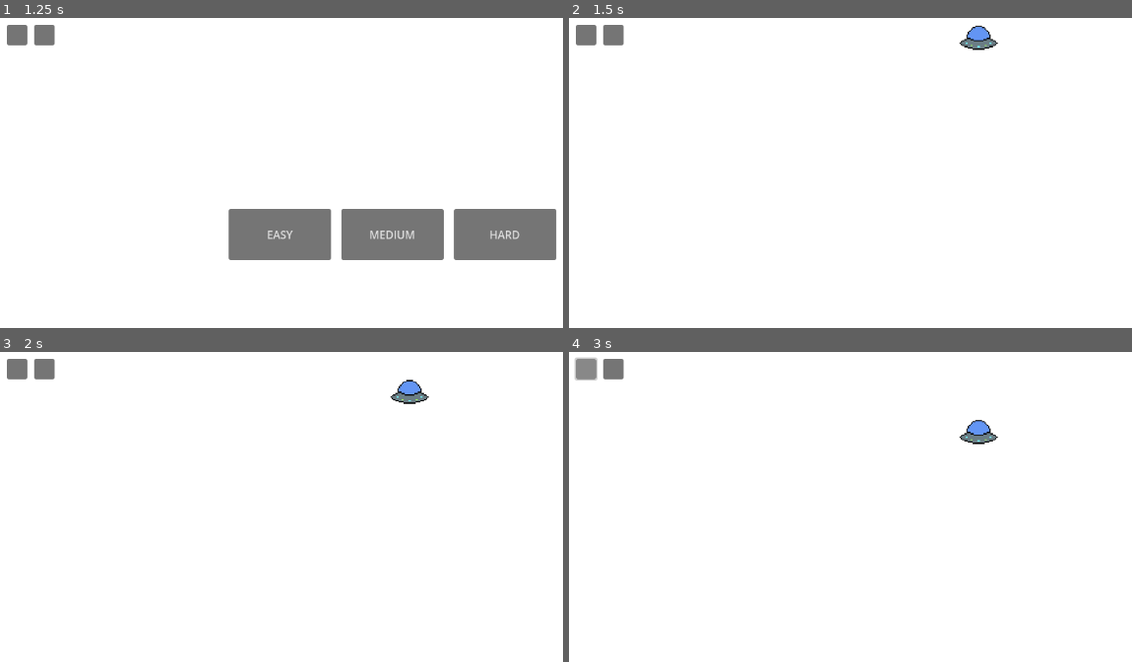
Above: before the commit, frames 1-4 (two rows, left to right).
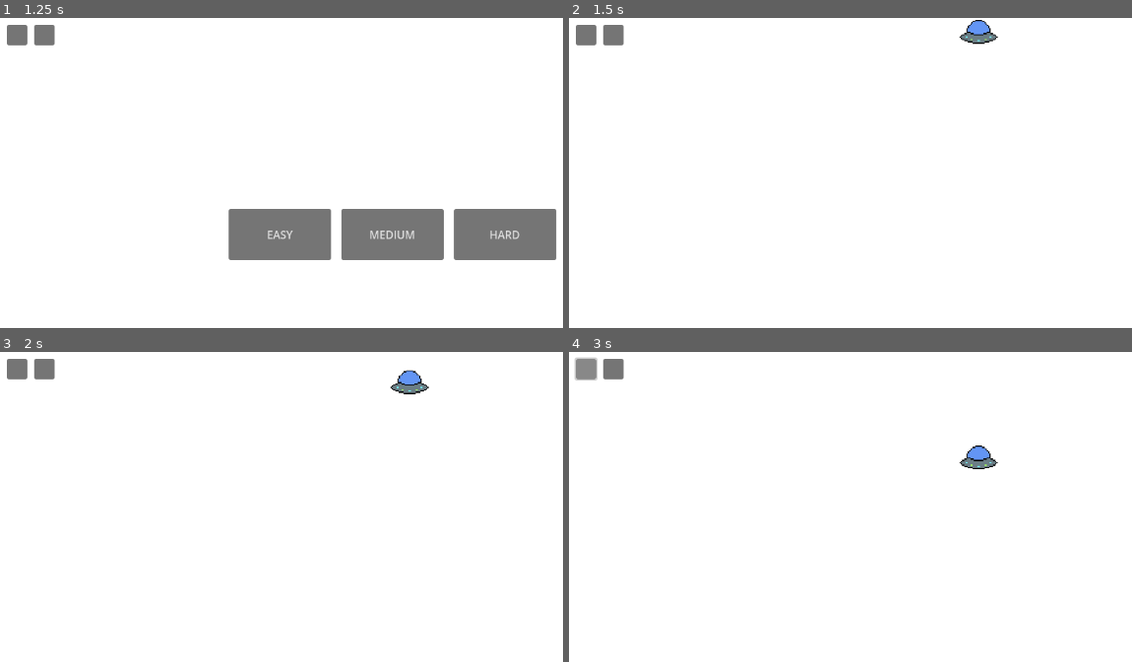
Above: after the commit, the same moments.

Repository: MissionToPsyche-Iridium/iridium_21k_web_game-byu-i
Game: Godot game, scene res://main.tscn
Same seed, same stepped clock (60 frames per second), same inputs: the game is played once before the commit and once after it.
Inputs (mouse positions are in pixels of both pictures, inside the frame that each line leads up to):
- Up to frame 1 (1.25 s): click "START" at 0.5 s
- Up to frame 2 (1.5 s): click "EASY" at 1.25 s
- Up to frame 3 (2 s): no input
- Up to frame 4 (3 s): click (614, 367) at 2 s; click (585, 367) at 2.75 s

Frame 1 is identical in both runs. In frame 2, 0.4% of the frame differs, in the area x 69-77%, y 0-11%; in frame 3, 0.5%; in frame 4, 0.7%, in the area x 69-77%, y 21-38%.

Commit message:
changed movement to be velocity based

Diff:
--- a/SpaceShuttle/player.gd
+++ b/SpaceShuttle/player.gd
@@ -1,21 +1,49 @@
 extends Node2D
-
+var ShipVelocity = Vector2()
 
 # Called when the node enters the scene tree for the first time.
 func _ready():
 	pass # Replace with function body.
 
+#func _process(delta):
+#	# makes the lander constantly move down at a constant speed
+#	position.y += .98
+#	if Input.is_action_pressed("W") or Input.is_action_pressed("ui_up"):
+#		position.y -= 4
+#	if Input.is_action_pressed("A") or Input.is_action_pressed("ui_left"):
+#		position.x -= 2
+#	elif Input.is_action_pressed("D") or Input.is_action_pressed("ui_right"):
+#		position.x += 2
+#	if position.y >= 560:
+#		destroy_rocket()
 
 # Called every frame. 'delta' is the elapsed time since the previous frame.
 func _process(delta):
 	# makes the lander constantly move down at a constant speed
-	position.y += .98
+	ShipVelocity.y += .03
 	if Input.is_action_pressed("W") or Input.is_action_pressed("ui_up"):
-		position.y -= 4
+		ShipVelocity.y -= .1
 	if Input.is_action_pressed("A") or Input.is_action_pressed("ui_left"):
-		position.x -= 2
+		ShipVelocity.x -= .05
 	elif Input.is_action_pressed("D") or Input.is_action_pressed("ui_right"):
-		position.x += 2
+		ShipVelocity.x += .05
+	if ShipVelocity.y > 2:
+		ShipVelocity.y = 2
+	if ShipVelocity.y < -1:
+		ShipVelocity.y = -1
+	if ShipVelocity.x> 2:
+		ShipVelocity.x= 2
+	if ShipVelocity.x< -2:
+		ShipVelocity.x= -2
+	if ShipVelocity.x < 0 and position.x < 27:
+		ShipVelocity.x = 0
+	if ShipVelocity.x > 0 and position.x > 1124:
+		ShipVelocity.x = 0
+	if ShipVelocity.y < 0 and position.y <= 20:
+		ShipVelocity.y = 0
+	position.x += ShipVelocity.x
+	position.y += ShipVelocity.y
+
 	if position.y >= 560:
 		destroy_rocket()
 
